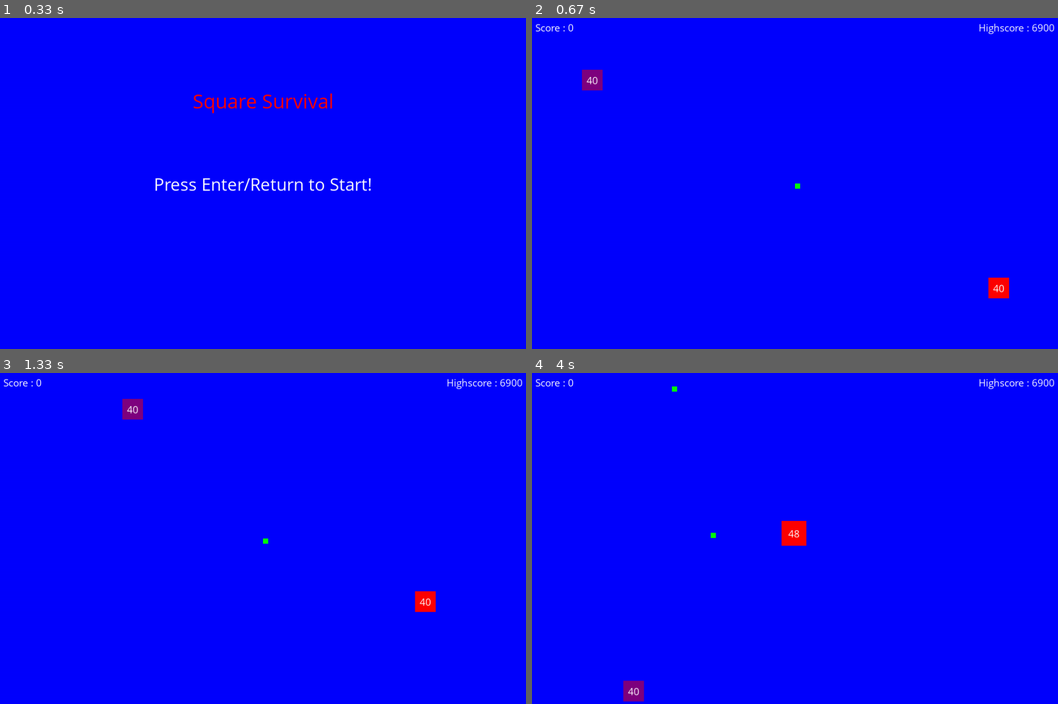
Above: before the commit, frames 1-4 (two rows, left to right).
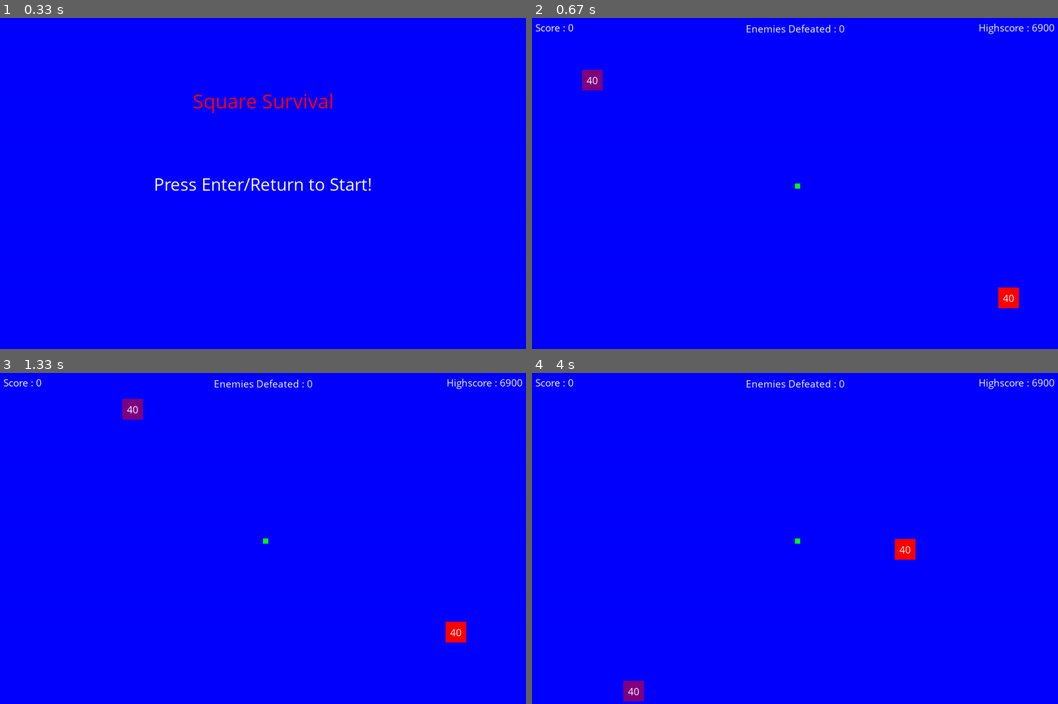
Above: after the commit, the same moments.

Repository: Isopod00/Pygame-Project
Game: pygame game, started from Game/game.py
Two runs of this game, one before a commit and one after it. Both use one fixed random seed, a clock stepped at 60 frames per second and the inputs below.
Inputs:
- Up to frame 1 (0.33 s): no input
- Up to frame 2 (0.67 s): tap Enter at 0.33 s
- Up to frame 3 (1.33 s): hold Right 0.67-1.13 s; hold Up from 1.17 s (still down)
- Up to frame 4 (4 s): release Up at 1.47 s; hold Right 1.5-1.97 s; hold Left 2-2.53 s; hold Down 2.57-2.87 s; hold Left 2.9-3.3 s; hold Up 3.33-3.7 s; hold Right from 3.73 s (still down)

Frame 1 is identical in both runs. In frame 2, 0.6% of the frame differs, in the area x 40-93%, y 1-88%; in frame 3, 0.7%; in frame 4, 0.9%, in the area x 26-73%, y 1-57%.

Commit message:
Tally the # of enemies defeated
-each new enemy is even faster than the last!

Diff:
--- a/Game/game.py
+++ b/Game/game.py
@@ -19,6 +19,7 @@
 enemySize = 40
 ## Set the initial score
 score = 0
+enemiesDefeated = 0
 ## The enemy starts alive :)
 enemyDead = False
 
@@ -196,10 +197,11 @@
 food2Y = WINDOW_HEIGHT / 2
 
 characterSpeed = 5 ## Change this to change the speed of the character
-enemySpeed = 2 ## Change this to change the speed of the enemy
 
 ## The main game loop
 while looping :
+
+  enemySpeed = 1 + enemiesDefeated ## The speed of the enemy increases as the game progresses
 
   ## Quit the application by running the game_over() method
   for event in pygame.event.get() :
@@ -233,22 +235,22 @@
   ## Make the enemy move it's position towards the nearest food
   if(enemySize < characterSize*2):
     if(not enemyDead and distance(enemyX + scale*enemySize/2, foodX, enemyY + scale*enemySize/2, foodY) < distance(enemyX + scale*enemySize/2, food2X, enemyY + scale*enemySize/2, food2Y)):
-      if(enemyX + scale*enemySize/2 - foodX) < -1:
+      if(enemyX + scale*enemySize/2 - foodX) < -2:
         enemyX += enemySpeed
-      elif(enemyX + scale*enemySize/2 - foodX) > 1:
+      elif(enemyX + scale*enemySize/2 - foodX) > 2:
         enemyX -= enemySpeed
-      if(enemyY + scale*enemySize/2 - foodY) < -1:
+      if(enemyY + scale*enemySize/2 - foodY) < -2:
         enemyY += enemySpeed
-      elif(enemyY + scale*enemySize/2 - foodY) > 1:
+      elif(enemyY + scale*enemySize/2 - foodY) > 2:
         enemyY -= enemySpeed
     elif(not enemyDead):
-      if(enemyX + scale*enemySize/2 - food2X) < -1:
+      if(enemyX + scale*enemySize/2 - food2X) < -2:
         enemyX += enemySpeed
-      elif(enemyX + scale*enemySize/2 - food2X) > 1:
+      elif(enemyX + scale*enemySize/2 - food2X) > 2:
         enemyX -= enemySpeed
-      if(enemyY + scale*enemySize/2 - food2Y) < -1:
+      if(enemyY + scale*enemySize/2 - food2Y) < -2:
         enemyY += enemySpeed
-      elif(enemyY + scale*enemySize/2 - food2Y) > 1:
+      elif(enemyY + scale*enemySize/2 - food2Y) > 2:
         enemyY -= enemySpeed
   else: ## If the enemy is big enough, seek out the player to eat them
     if(enemyX + scale*enemySize/2 < characterX + scale*characterSize/2):
@@ -287,6 +289,7 @@
   if(characterSize >= enemySize*2):
     if(not enemyDead and distance(characterX + scale*characterSize/2, enemyX + scale*enemySize/2, characterY + scale*characterSize/2, enemyY + scale*enemySize/2) < scale*characterSize/2):
       enemyDead = True
+      enemiesDefeated += 1
       characterSize += enemySize
   elif(not enemyDead and enemySize >= characterSize*2):
     if(distance(characterX + scale*characterSize/2, enemyX + scale*enemySize/2, characterY + scale*characterSize/2, enemyY + scale*enemySize/2) < scale*enemySize/2):
@@ -336,6 +339,8 @@
   display_text(white, 'comicsansms', 20, f'Score : {score}', 'topleft', (10, 5))
   ## Display the current highscore
   display_text(white, 'comicsansms', 20, f'Highscore : {highscore}', 'topright', (WINDOW_WIDTH-10, 5))
+  ## Display the current # of enemies defeated
+  display_text(white, 'comicsansms', 20, f'Enemies Defeated : {enemiesDefeated}', 'center', (WINDOW_WIDTH/2, 20))
 
   pygame.display.flip() ## Update the screen
   fpsClock.tick(FPS) ## Tick the game clock forward
